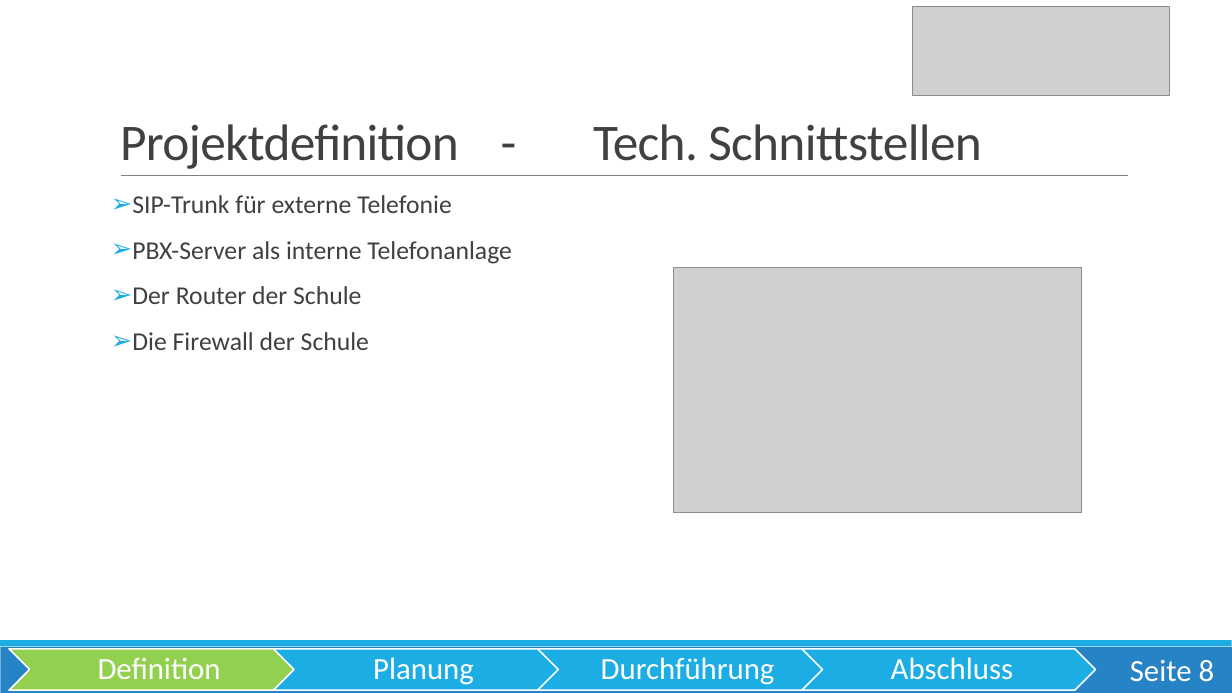
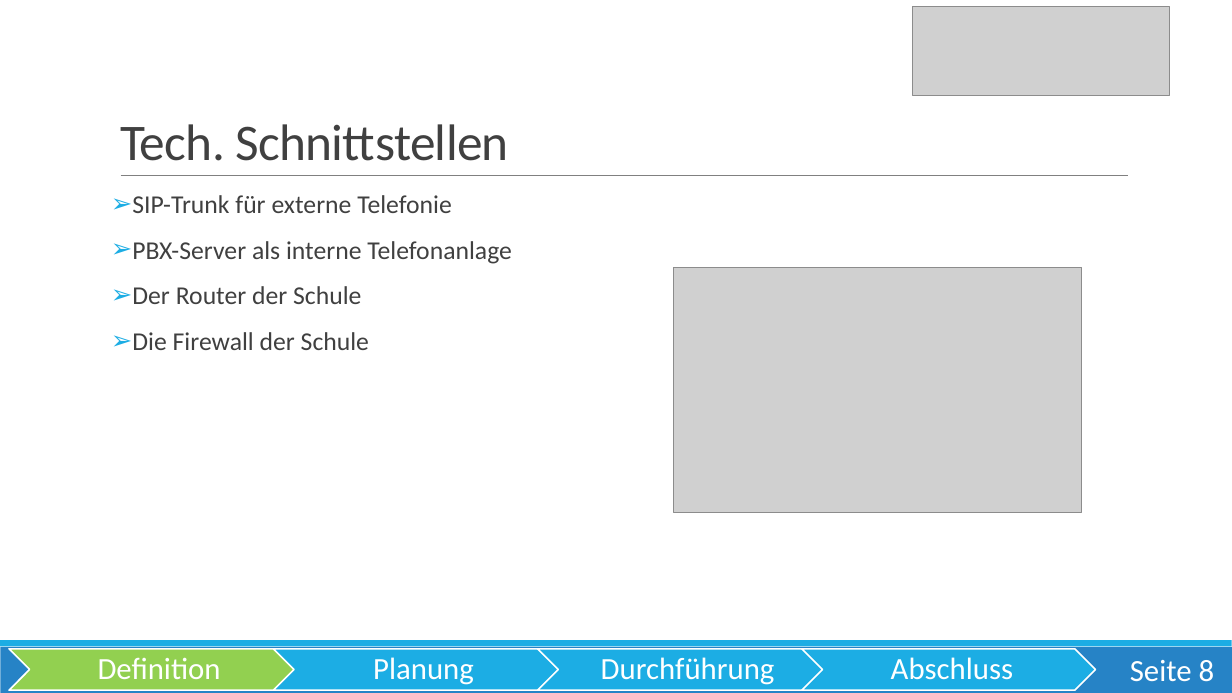
Before and after one commit to OberstufenprojektVOIP/OSP_VOIP, a slide deck: slide 8 of Pr-sentation/Präsentation VoIP Echt.pptx. Drawn at 1232x693 pixels with LibreOffice and Linux fonts; fonts in the diff are those of the drawing; grey boxes stand for pictures. Boxes give left, top, right and bottom in pixels: in the first picture for what was removed or moved away, otherwise in the second. Text is boxed around its words. In the diff, an @@ line names an element or a change of style, - is before the commit and + after.

```diff
--- a/Pr-sentation/Präsentation VoIP Echt.pptx
+++ b/Pr-sentation/Präsentation VoIP Echt.pptx
@@ title at [120,124,509,161]: text changed @@
-Projektdefinition - Tech. Schnittstellen
+Tech. Schnittstellen
```
Also in this commit, not shown: 12 other slides changed, 11 slides added, 3 slides removed.
